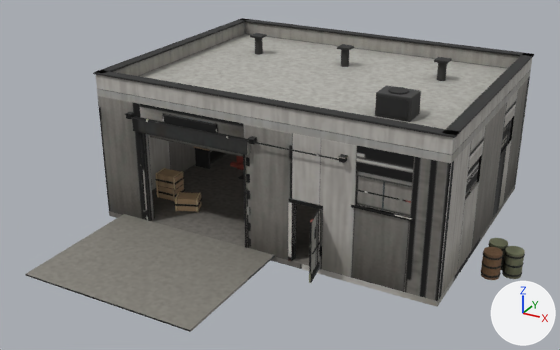
A saved change to the glTF model sp-data/bldB.glb.
Rendered twice from a 50 mm lens placed at (12.05, -25.18, 13.16), pointed at (-0.17, -2.95, 2.05). The axes (+X, +Y, +Z) are drawn at lower right. The lights are the same throughout. The older version comes first. Where no turn or scale is listed for an object, it has been applied to the vertices. Vertices at exactly the same position are counted once.

Script lines for the objects in view, before the commit:
```python
me_bldb_interior = bpy.data.meshes.new('BldB_Interior')
me_bldb_interior.from_pydata(...)  # 3424 vertices, 6528 faces; spans x -8.2..8.2, y -4.2..4.2, z -2.2..2.2
me_bldb_interior.materials.append(mat_baked_bldb_interior)  # picture img_bldb_interior
me_bldb_roof = bpy.data.meshes.new('BldB_Roof')
me_bldb_roof.from_pydata(...)  # 488 vertices, 920 faces; spans x -6.55..6.55, y -5.05..5.05, z -0.55..0.55
me_bldb_roof.materials.append(mat_baked_bldb_roof)  # picture img_bldb_roof
me_bldb_shell = bpy.data.meshes.new('BldB_Shell')
me_bldb_shell.from_pydata(...)  # 1164 vertices, 2016 faces; spans x -6.5..6.5, y -7.6..7.6, z -2.6..2.6
me_bldb_shell.materials.append(mat_baked_bldb_shell)  # picture img_bldb_shell
ob_bldb_interior = bpy.data.objects.new('BldB_Interior', me_bldb_interior)
ob_bldb_interior.location = (0.2, 0.46, 2.16)
ob_bldb_roof = bpy.data.objects.new('BldB_Roof', me_bldb_roof)
ob_bldb_roof.location = (0.0, 0.0, 5.15)
ob_bldb_shell = bpy.data.objects.new('BldB_Shell', me_bldb_shell)
ob_bldb_shell.location = (0.0, -2.4, 2.41)
```
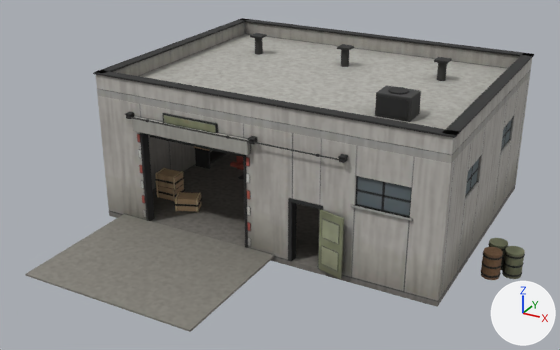
Where the change shows, as pixel boxes (x1, y1, x2, y2) in the pictures (560 x 350 px; the box of a moved part takes in the faces that stretch with it):
'BldB_Shell', reshaped, surface changed (lighter)
    both: (25, 76, 530, 332)
part 1 of me_bldb_shell, moved or reshaped (not visible before)
    after: (322, 219, 339, 244)
part 2 of me_bldb_shell, moved or reshaped (not visible before)
    after: (321, 246, 338, 271)
part 3 of me_bldb_shell, moved or reshaped
    before: (309, 209, 320, 283)
    after: (318, 210, 344, 279)
part 4 of me_bldb_shell, surface changed (lighter)
    both: (25, 76, 530, 332)

What changed in the scene script:
```text
Change me_bldb_shell:
    where me_bldb_shell.from_pydata(...)  # 1164 vertices, 2016 faces; spans x -6.5..6.5, y -7.6..7.6, z -2.6..2.6
    used by ob_bldb_shell; location = (0.0, -2.4, 2.41)
    me_bldb_shell part 1: the loose piece of 8 vertices spanning x 2.4..2.5, y -3.4..-2.8, z -1.2..-0.5 is scaled about its middle by (5.43, 0.263, 1), then moved by (0.4, 0.3, 0.0)
    me_bldb_shell part 2: the loose piece of 8 vertices spanning x 2.4..2.5, y -3.4..-2.8, z -2.1..-1.5 is scaled about its middle by (5.43, 0.263, 1), then moved by (0.4, 0.3, 0.0)
    me_bldb_shell part 3: all 32 vertices in x 2.5..2.6, y -3.6, z -2.4..-0.2 are moved by (0.8, 0.7, 0.0)
    me_bldb_shell part 4: texture (UV) coordinates of 1908 of 2016 faces, centred in x -6.5..6.5, y -7.6..7.6, z -2.5..2.6, changed; they spanned u 0.0..1.0, v 0.0..1.0 and now span u 0.0..1.0, v 0.0..1.0
```
